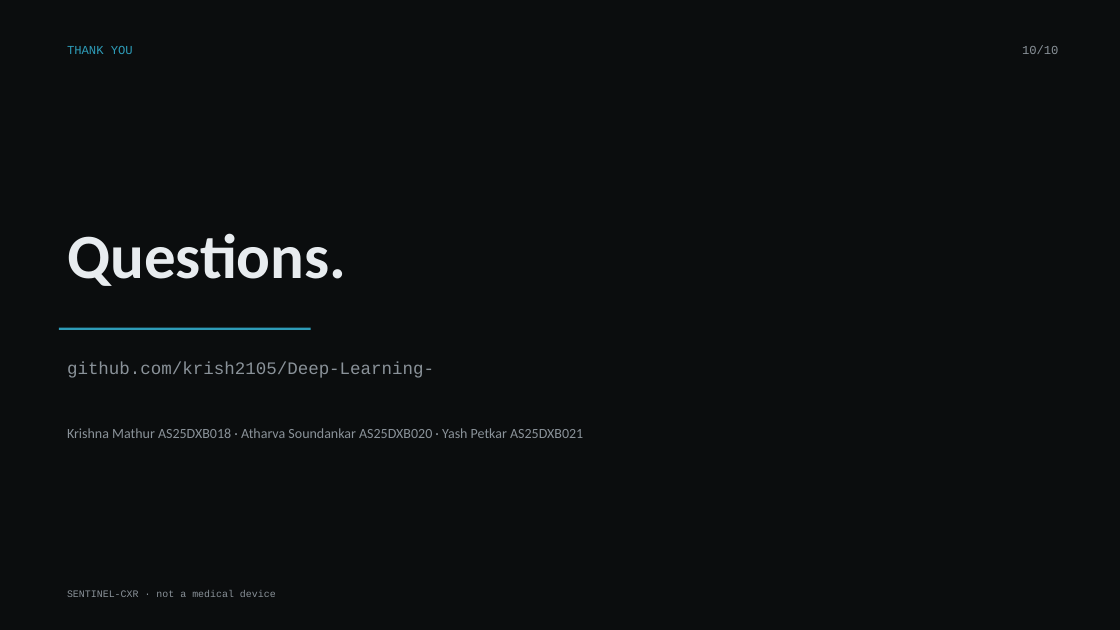
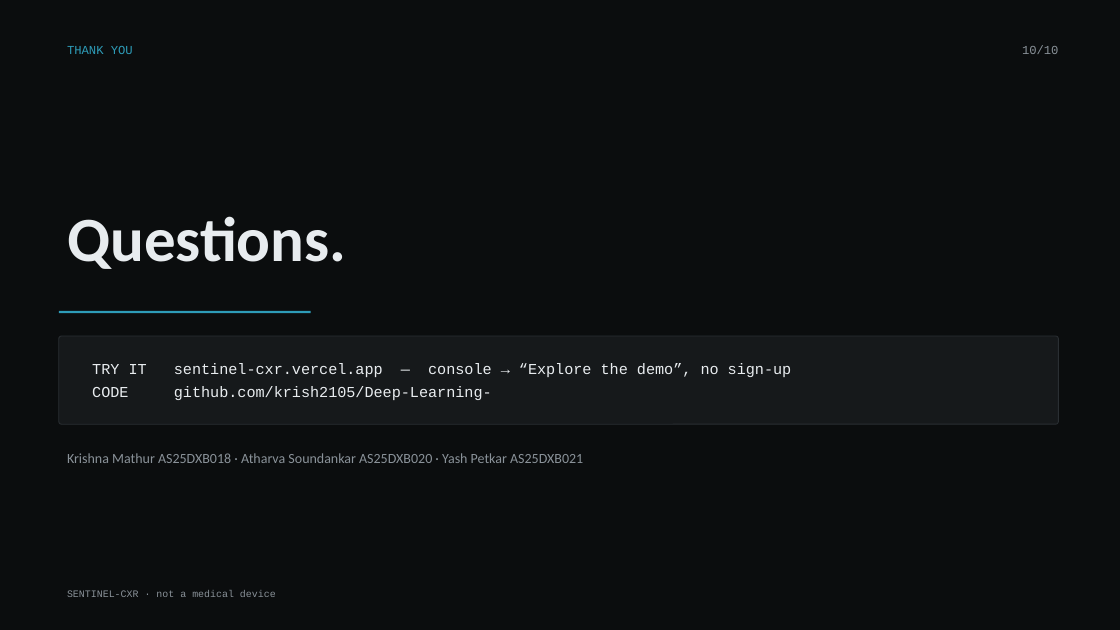
Before and after one commit to krish2105/Deep-Learning-, a slide deck: slide 10 of deliverables/decks/SENTINEL-CXR_Week6_Progress.pptx. Drawn at 1120x630 pixels with LibreOffice and Linux fonts; fonts in the diff are those of the drawing. Boxes give left, top, right and bottom in pixels: in the first picture for what was removed or moved away, otherwise in the second. Text is boxed around its words. In the diff, an @@ line names an element or a change of style, - is before the commit and + after.

```diff
--- a/deliverables/decks/SENTINEL-CXR_Week6_Progress.pptx
+++ b/deliverables/decks/SENTINEL-CXR_Week6_Progress.pptx
@@ text "Questions.": place and size @@
-text "Questions." at (67,233,346,286)
+text "Questions." at (67,216,346,269)
@@ rectangle: place and size @@
-rectangle at (59,328,311,330)
+rectangle at (59,311,311,313)
@@ rounded rectangle added at (59,336,1059,424), fill #16191B, outline #2A2F33 0.75 pt @@
@@ text at (92,363,792,400): text changed; size 15 to 13 pt; text colour #8A9299 to #E8ECEF @@
-github.com/krish2105/Deep-Learning-
+TRY IT sentinel-cxr.vercel.app — console → “Explore the demo”, no sign-up
+CODE github.com/krish2105/Deep-Learning-
@@ text "Krishna Mathur AS25DXB018 · Atharva ...": place and size @@
-text "Krishna Mathur AS25DXB018 · Atharva ..." at (67,428,583,438)
+text "Krishna Mathur AS25DXB018 · Atharva ..." at (67,453,583,463)
```
Also in this commit, not shown: 1 other slide changed, 7 other files.
